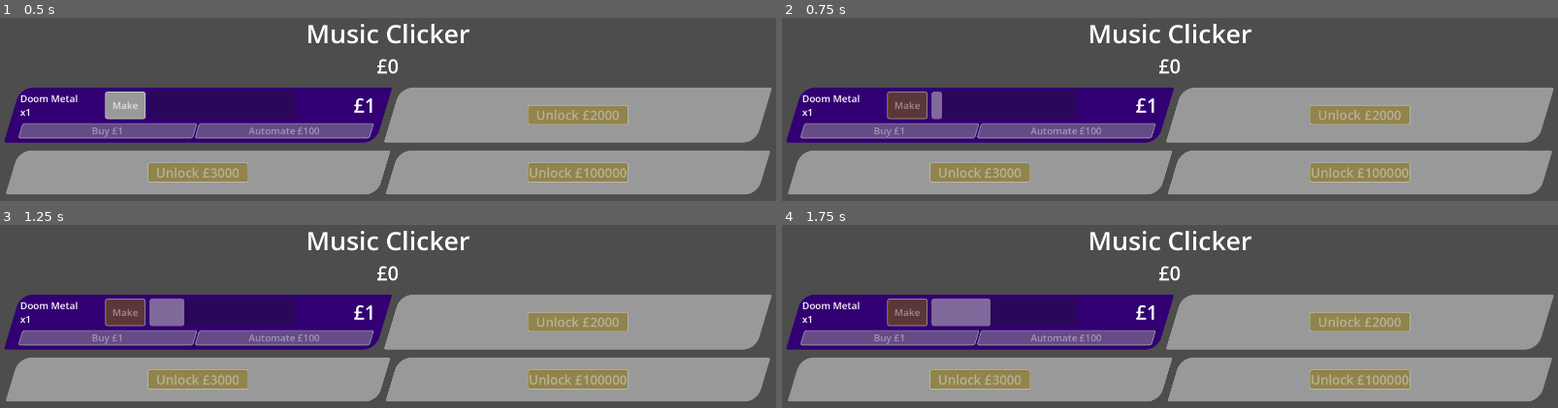
Above: before the commit, frames 1-4 (two rows, left to right).
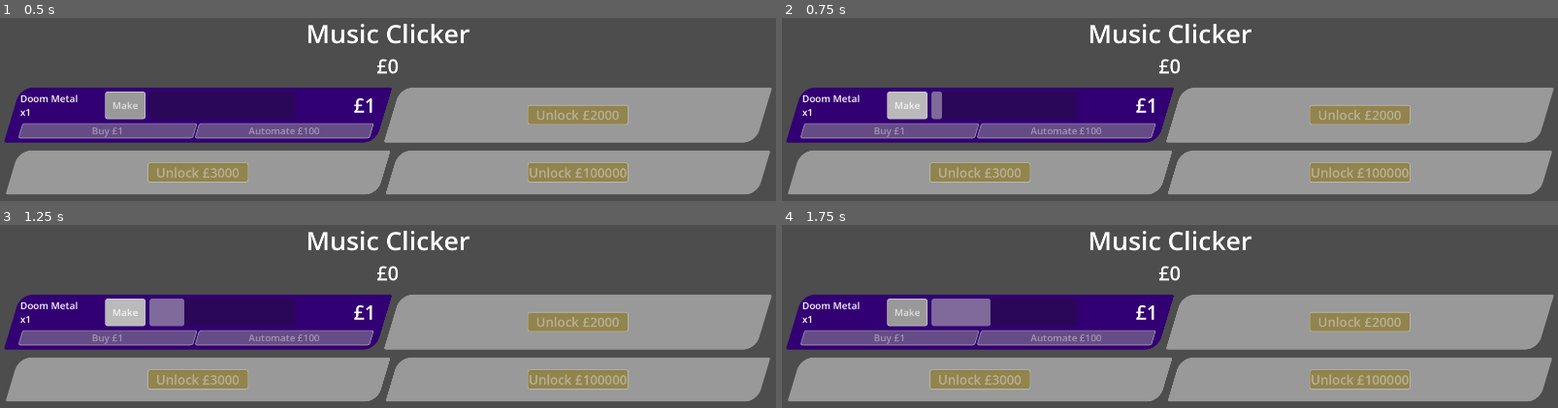
Above: after the commit, the same moments.

Repository: phrasmotica/music-clicker
Game: Godot game, scene res://game.tscn
Same seed, same stepped clock (60 frames per second), same inputs: the game is played once before the commit and once after it.
Inputs (mouse positions are in pixels of both pictures, inside the frame that each line leads up to):
- Up to frame 1 (0.5 s): no input
- Up to frame 2 (0.75 s): click "Make" at 0.5 s
- Up to frame 3 (1.25 s): no input
- Up to frame 4 (1.75 s): tap Enter at 1.25 s; move the mouse to (outside the picture) at 1.27 s; hold D from 1.28 s (still down); hold Shift from 1.28 s (still down); click (outside the picture) at 1.42 s

Frame 1 is identical in both runs. In frame 2, 0.8% of the frame differs, in the area x 13-19%, y 40-56%; in frame 3, 0.8%; in frame 4, 0.8%.

Commit message:
Start segregating product meter appearance logic by state

Diff:
--- a/scenes/product_meter/product_meter.gd
+++ b/scenes/product_meter/product_meter.gd
@@ -3,8 +3,6 @@
 extends PanelContainer
 
 enum State { LOCKED, UNLOCKED, AUTOMATED }
-
-enum MeterMode { LOCKED, UNLOCKED, AUTOMATED }
 
 @export
 var product: Product:
@@ -37,13 +35,6 @@
 			ui_updater.highlight_reward()
 
 @export
-var mode := MeterMode.LOCKED:
-	set(value):
-		mode = value
-
-		_refresh()
-
-@export
 var locked_colour: Color:
 	set(value):
 		locked_colour = value
@@ -64,23 +55,6 @@
 
 	switch_state(State.LOCKED)
 
-	if ui_updater:
-		SignalHelper.persist(
-			ui_updater.unlock_triggered,
-			_handle_unlock_triggered)
-
-		SignalHelper.persist(
-			ui_updater.buy_triggered,
-			_handle_buy_triggered)
-
-		SignalHelper.persist(
-			ui_updater.automate_triggered,
-			_handle_automate_triggered)
-
-	_refresh()
-
-	reset_progress()
-
 func switch_state(state: State, state_data := ProductMeterStateData.new()) -> void:
 	if _current_state != null:
 		_current_state.queue_free()
@@ -89,34 +63,13 @@
 
 	_current_state.setup(
 		self,
-		state_data)
+		state_data,
+		ui_updater)
 
 	_current_state.state_transition_requested.connect(switch_state)
 	_current_state.name = "ProductMeterStateMachine: %s" % str(state)
 
 	call_deferred("add_child", _current_state)
-
-func _process(delta: float) -> void:
-	if Engine.is_editor_hint():
-		return
-
-	if ui_updater:
-		var did_make := ui_updater.increment(delta)
-
-		if did_make:
-			GameEvents.emit_product_made(get_reward())
-
-func _handle_unlock_triggered() -> void:
-	if product:
-		GameEvents.emit_unlock_product_requested(product, get_unlock_cost())
-
-func _handle_buy_triggered() -> void:
-	if product:
-		GameEvents.emit_buy_product_requested(product, get_cost())
-
-func _handle_automate_triggered() -> void:
-	if product:
-		GameEvents.emit_automate_product_requested(product)
 
 func get_amount() -> int:
 	return amount if product else 0
@@ -150,31 +103,37 @@
 func get_unlock_cost() -> int:
 	return product.unlock_cost if product else 0
 
+func lock() -> void:
+	if Engine.is_editor_hint():
+		ui_updater.lock()
+	elif _current_state:
+		_current_state.lock()
+
+func unlock() -> void:
+	if Engine.is_editor_hint():
+		ui_updater.unlock()
+	elif _current_state:
+		_current_state.unlock()
+
+func automate() -> void:
+	if Engine.is_editor_hint():
+		ui_updater.automate()
+	elif _current_state:
+		_current_state.automate()
+
 func is_locked() -> bool:
-	return mode == MeterMode.LOCKED
+	return _current_state and _current_state.is_locked()
 
 func is_unlocked() -> bool:
-	return mode == MeterMode.UNLOCKED
+	return _current_state and _current_state.is_unlocked()
 
 func is_automated() -> bool:
-	return mode == MeterMode.AUTOMATED
-
-func to_locked() -> void:
-	mode = MeterMode.LOCKED
-
-func to_unlocked() -> void:
-	mode = MeterMode.UNLOCKED
-
-func to_automated() -> void:
-	mode = MeterMode.AUTOMATED
-
-func reset_progress() -> void:
-	if ui_updater:
-		ui_updater.reset_progress()
+	return _current_state and _current_state.is_automated()
 
 func _refresh() -> void:
 	if ui_updater:
 		ui_updater.update()
+		ui_updater.update_buttons()
 
 func update() -> void:
 	_refresh()
--- a/scenes/product_meter/states/product_meter_state.gd
+++ b/scenes/product_meter/states/product_meter_state.gd
@@ -5,16 +5,37 @@
 
 var _product_meter: ProductMeter = null
 var _state_data: ProductMeterStateData = null
+var _ui_updater: ProductMeterUIUpdater = null
 
 func setup(
 	product_meter: ProductMeter,
 	state_data: ProductMeterStateData,
+	ui_updater: ProductMeterUIUpdater,
 ) -> void:
 	_product_meter = product_meter
 	_state_data = state_data
+	_ui_updater = ui_updater
 
 func transition_state(
 	new_state: ProductMeter.State,
 	state_data := ProductMeterStateData.new(),
 ) -> void:
 	state_transition_requested.emit(new_state, state_data)
+
+func lock() -> void:
+	pass
+
+func unlock() -> void:
+	pass
+
+func automate() -> void:
+	pass
+
+func is_locked() -> bool:
+	return false
+
+func is_unlocked() -> bool:
+	return false
+
+func is_automated() -> bool:
+	return false
--- a/scenes/product_meter/states/product_meter_state_automated.gd
+++ b/scenes/product_meter/states/product_meter_state_automated.gd
@@ -3,3 +3,22 @@
 
 func _enter_tree() -> void:
 	CustomLogger.debug("%s is now automated" % _product_meter.name)
+
+	_ui_updater.unlock()
+
+	SignalHelper.persist(
+		_ui_updater.buy_triggered,
+		_handle_buy_triggered)
+
+func _process(delta: float) -> void:
+	var did_make := _ui_updater.increment(delta)
+
+	if did_make:
+		GameEvents.emit_product_made(_product_meter.get_reward())
+
+func _handle_buy_triggered() -> void:
+	if _product_meter.product:
+		GameEvents.emit_buy_product_requested(_product_meter.product, _product_meter.get_cost())
+
+func is_automated() -> bool:
+	return true
--- a/scenes/product_meter/states/product_meter_state_locked.gd
+++ b/scenes/product_meter/states/product_meter_state_locked.gd
@@ -3,3 +3,19 @@
 
 func _enter_tree() -> void:
 	CustomLogger.debug("%s is now locked" % _product_meter.name)
+
+	_ui_updater.lock()
+
+	SignalHelper.persist(
+		_ui_updater.unlock_triggered,
+		_handle_unlock_triggered)
+
+func _handle_unlock_triggered() -> void:
+	if _product_meter.product:
+		GameEvents.emit_unlock_product_requested(_product_meter.product, _product_meter.get_unlock_cost())
+
+func unlock() -> void:
+	transition_state(ProductMeter.State.UNLOCKED)
+
+func is_locked() -> bool:
+	return true
--- a/scenes/product_meter/states/product_meter_state_unlocked.gd
+++ b/scenes/product_meter/states/product_meter_state_unlocked.gd
@@ -3,3 +3,33 @@
 
 func _enter_tree() -> void:
 	CustomLogger.debug("%s is now unlocked" % _product_meter.name)
+
+	_ui_updater.unlock()
+
+	SignalHelper.persist(
+		_ui_updater.buy_triggered,
+		_handle_buy_triggered)
+
+	SignalHelper.persist(
+		_ui_updater.automate_triggered,
+		_handle_automate_triggered)
+
+func _process(delta: float) -> void:
+	var did_make := _ui_updater.increment(delta)
+
+	if did_make:
+		GameEvents.emit_product_made(_product_meter.get_reward())
+
+func _handle_buy_triggered() -> void:
+	if _product_meter.product:
+		GameEvents.emit_buy_product_requested(_product_meter.product, _product_meter.get_cost())
+
+func _handle_automate_triggered() -> void:
+	if _product_meter.product:
+		GameEvents.emit_automate_product_requested(_product_meter.product)
+
+func automate() -> void:
+	transition_state(ProductMeter.State.AUTOMATED)
+
+func is_unlocked() -> bool:
+	return true
--- a/scripts/game_ui.gd
+++ b/scripts/game_ui.gd
@@ -61,20 +61,20 @@
 			meter.show()
 
 			if products[i].is_unlocked:
-				meter.to_unlocked()
+				meter.unlock()
 			else:
-				meter.to_locked()
+				meter.lock()
 		else:
 			meter.product = null
 			meter.hide()
-			meter.to_locked()
+			meter.lock()
 
 func _handle_unlocked_product(product: Product, amount: int) -> void:
 	for pm in _product_meters:
 		if pm.product == product:
 			print("%s unlocked" % product.product_name)
 
-			pm.to_unlocked()
+			pm.unlock()
 			pm.amount = amount
 
 func _handle_bought_product(product: Product, amount: int, mult: float) -> void:
@@ -95,4 +95,4 @@
 func _handle_product_automated(product: Product) -> void:
 	for pm in _product_meters:
 		if pm.product == product:
-			pm.to_automated()
+			pm.automate()
--- a/scripts/product_meter_ui_updater.gd
+++ b/scripts/product_meter_ui_updater.gd
@@ -75,12 +75,83 @@
 
 		meter.add_theme_stylebox_override("panel", _local_panel_style_box)
 
+func lock() -> void:
+	locked_container.show()
+	unlocked_container.hide()
+
+	if _local_panel_style_box:
+		_local_panel_style_box.bg_color = meter.locked_colour
+
+	if make_button:
+		make_button.disabled = true
+
+	if buy_button:
+		buy_button.disabled = true
+
+	if automate_button:
+		automate_button.disabled = true
+
+	if unlock_button:
+		unlock_button.text = _get_unlock_text()
+		unlock_button.disabled = not _can_unlock()
+
+	update()
+	_reset_progress()
+
+func unlock() -> void:
+	locked_container.hide()
+	unlocked_container.show()
+
+	if _local_panel_style_box:
+		if meter.product:
+			_local_panel_style_box.bg_color = meter.product.colour
+		else:
+			_local_panel_style_box.bg_color = panel_style_box.bg_color
+
+	if make_button:
+		make_button.disabled = not _can_make()
+
+	if buy_button:
+		buy_button.text = _get_buy_text()
+		buy_button.disabled = not _can_buy()
+
+	if automate_button:
+		automate_button.text = _get_automate_text()
+		automate_button.disabled = not _can_automate()
+
+	if unlock_button:
+		unlock_button.disabled = true
+
+func automate() -> void:
+	locked_container.hide()
+	unlocked_container.show()
+
+	if _local_panel_style_box:
+		if meter.product:
+			_local_panel_style_box.bg_color = meter.product.colour
+		else:
+			_local_panel_style_box.bg_color = panel_style_box.bg_color
+
+	if make_button:
+		make_button.disabled = not _can_make()
+
+	if buy_button:
+		buy_button.text = _get_buy_text()
+		buy_button.disabled = not _can_buy()
+
+	if automate_button:
+		automate_button.text = _get_automate_text()
+		automate_button.disabled = true
+
+	if unlock_button:
+		unlock_button.disabled = true
+
 func increment(delta: float) -> bool:
 	if meter.product and (meter.is_automated() or _is_making):
 		progress_bar.value += 100 * delta / meter.product.base_time_seconds
 
 	if progress_bar.value >= 100:
-		reset_progress()
+		_reset_progress()
 
 		_is_making = false
 
@@ -91,19 +162,8 @@
 
 	return false
 
-func reset_progress() -> void:
+func _reset_progress() -> void:
 	progress_bar.value = 0
-
-func set_automated() -> void:
-	if make_button:
-		make_button.disabled = true
-
-	if automate_button:
-		automate_button.disabled = true
-
-func disable_make_button() -> void:
-	if make_button:
-		make_button.disabled = true
 
 func highlight_reward() -> void:
 	if reward_label:
@@ -115,27 +175,16 @@
 	# is_unlocked flag changes? Maybe we should generalise that to an enum
 	# with locked/unlocked/automated...
 
-	if unlocked_container:
-		unlocked_container.visible = not meter.is_locked()
-
-	if locked_container:
-		locked_container.visible = meter.is_locked()
-
-	if _local_panel_style_box:
-		_local_panel_style_box.bg_color = _get_bg_colour()
-
 	if name_label:
 		name_label.text = _get_name_text()
 
 	if amount_label:
-		amount_label.text = _get_amount_text()
+		amount_label.text = "x%d" % meter.get_amount()
 
 	if reward_label:
-		reward_label.text = _get_reward_text()
-
-	if make_button:
-		make_button.disabled = not _can_make()
-
+		reward_label.text = "£%d" % meter.get_reward()
+
+func update_buttons() -> void:
 	if buy_button:
 		buy_button.text = _get_buy_text()
 		buy_button.disabled = not _can_buy()
@@ -147,24 +196,12 @@
 	if unlock_button:
 		unlock_button.text = _get_unlock_text()
 		unlock_button.disabled = not _can_unlock()
-
-func _get_bg_colour() -> Color:
-	if meter.is_locked():
-		return meter.locked_colour
-
-	return meter.product.colour if meter.product else panel_style_box.bg_color
 
 func _get_name_text() -> String:
 	if meter.product and meter.product.product_name.length() > 0:
 		return meter.product.product_name
 
 	return "<product_name>"
-
-func _get_amount_text() -> String:
-	return "x%d" % meter.get_amount()
-
-func _get_reward_text() -> String:
-	return "£%d" % meter.get_reward()
 
 func _get_buy_text() -> String:
 	return "Buy £%d" % meter.get_cost()
@@ -202,7 +239,7 @@
 
 	_is_making = true
 
-	reset_progress()
+	_reset_progress()
 	update()
 
 func _on_buy_button_pressed() -> void:
